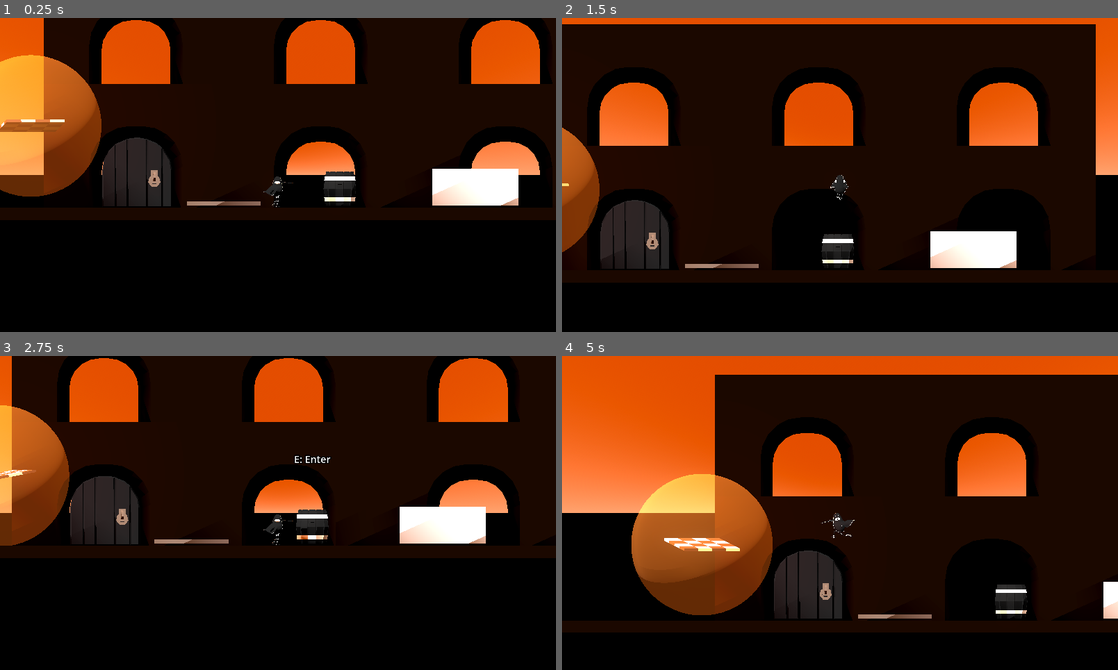
Above: before the commit, frames 1-4 (two rows, left to right).
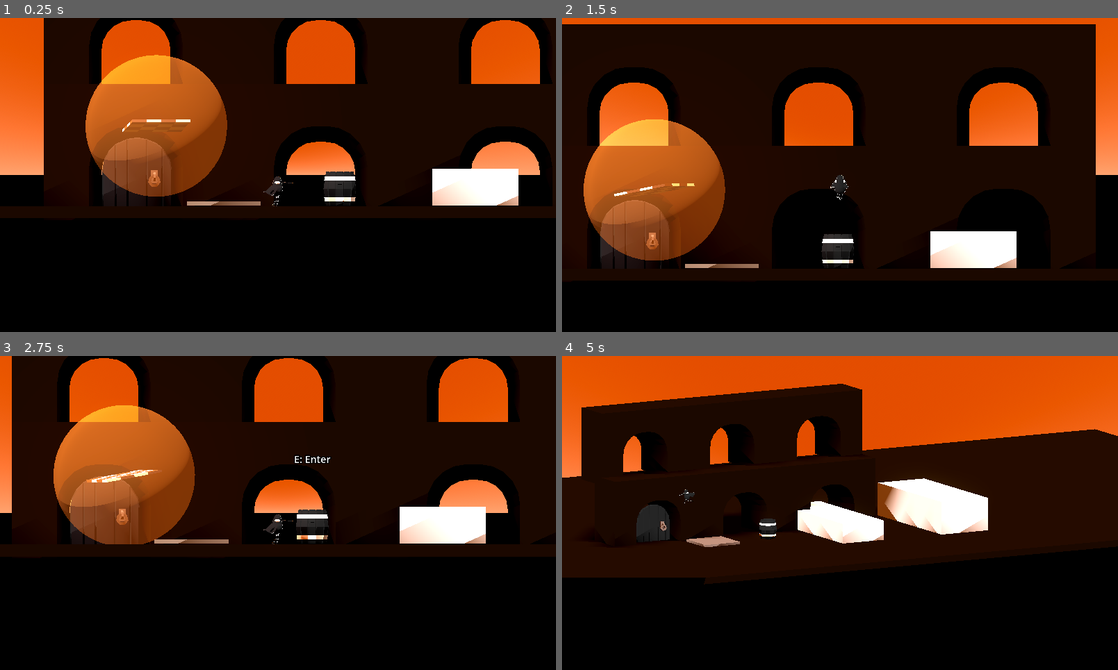
Above: after the commit, the same moments.

Repository: puleri/godot-test
Game: Godot game, scene res://scenes/Main.tscn
Two runs of this game, one before a commit and one after it. Both use one fixed random seed, a clock stepped at 60 frames per second and the inputs below.
Inputs:
- Up to frame 1 (0.25 s): no input
- Up to frame 2 (1.5 s): hold D (move_right) 0.53-1.28 s; tap E (interact) at 0.6, 1.35 s; tap Space (jump) at 0.77 s; hold S (move_down) from 1.28 s (still down)
- Up to frame 3 (2.75 s): tap Space (jump) at 1.52 s; release S (move_down) at 2.03 s; hold D (move_right) from 2.03 s (still down); tap E (interact) at 2.1 s
- Up to frame 4 (5 s): release D (move_right) at 2.78 s; hold W (move_up) 2.78-3.53 s; tap E (interact) at 2.85, 3.6, 4.35 s; tap Space (jump) at 3.02, 3.77, 4.52 s; hold A (move_left) from 3.53 s (still down)

The runs differ from the first frame. In frame 1, 16% of the frame differs, in the area x 0-100%, y 11-65%; in frame 2, 12%; in frame 3, 14%; in frame 4, 53%, in the area x 0-100%, y 5-89%.

Commit message:
pause added

Diff:
--- a/scenes/Main.tscn
+++ b/scenes/Main.tscn
@@ -98,11 +98,12 @@
 transform = Transform3D(1, 0, 0, 0, 1, 0, 0, 0, 1, 0, -0.1, 0)
 
 [node name="CollisionShape3D" type="CollisionShape3D" parent="Floor" unique_id=432675117]
+transform = Transform3D(1, 0, 0, 0, 1, 0, 0, 0, 1, 0, 0, -3.502954)
 shape = SubResource("BoxShape3D_floor")
 debug_color = Color(0, 0.6, 0.69803923, 0.827451)
 
 [node name="MeshInstance3D" type="MeshInstance3D" parent="Floor" unique_id=1243654736]
-transform = Transform3D(1, 0, 0, 0, 1, 0, 0, 0, 1, 0, -0.029291444, 0)
+transform = Transform3D(1, 0, 0, 0, 1, 0, 0, 0, 1, 0.20821476, -0.0051754937, -3.5861754)
 material_override = ExtResource("2_c01mt")
 mesh = SubResource("BoxMesh_floor")
 
@@ -139,6 +140,7 @@
 shape = SubResource("BoxShape3D_chessboard_trigger")
 
 [node name="Glow" type="MeshInstance3D" parent="ChessboardTrigger" unique_id=633867399]
+transform = Transform3D(1, 0, 0, 0, 1, 1.4901161e-08, 0, -1.4901161e-08, 1, 0, 0, 0)
 material_override = SubResource("StandardMaterial3D_chessboard_glow")
 mesh = SubResource("SphereMesh_chessboard_glow")
 
@@ -231,7 +233,7 @@
 mesh = SubResource("BoxMesh_chessboard_tile")
 
 [node name="StaticIsometricChessboardTrigger" type="Area3D" parent="." unique_id=123585369]
-transform = Transform3D(1, 0, 0, 0, 0.9848077, 0.17364818, 0, -0.17364818, 0.9848077, -4.015081, 1.2, 0.9361477)
+transform = Transform3D(1, 0, 0, 0, 0.9848077, 0.17364818, 0, -0.17364818, 0.9848077, -1.9755125, 1.2, 0.9361477)
 script = ExtResource("2_smb6l")
 target_transition_method = &"transition_to_phase_3_static_isometric"
 
--- a/scripts/player_controller.gd
+++ b/scripts/player_controller.gd
@@ -29,13 +29,14 @@
 @export var phase_1_flipped_camera_position: Vector3 = Vector3(0.0, 0.5, -10.0)
 @export var phase_1_flipped_camera_rotation: Vector3 = Vector3(0.0, PI, 0.0)
 @export var phase_1_camera_flip_duration: float = 0.35
+@export var camera_flip_control_pause_duration: float = 0.6
 @export var mirror_phase_1_controls_when_camera_flipped := true
 @export var phase_2_camera_position: Vector3 = Vector3(-6.0, 3.0, 0.0)
 @export var phase_2_camera_rotation: Vector3 = Vector3(-0.35, -PI / 2.0, 0.0)
 @export var camera_transition_duration: float = 1.1
 @export var phase_2_camera_fov: float = 62.0
 @export var phase_3_static_camera_position: Vector3 = Vector3(0.0, 2.2, 5.5)
-@export var phase_3_static_camera_rotation: Vector3 = Vector3(deg_to_rad(-30.0), -PI / 4.0, 0.0)
+@export var phase_3_static_camera_rotation: Vector3 = Vector3(deg_to_rad(-15.0), -PI / 4.0, 0.0)
 @export var phase_3_static_camera_size: float = 12.0
 @export var phase_3_camera_transition_duration: float = 1.1
 @export var walk_blend_in_time: float = 0.16
@@ -73,6 +74,7 @@
 var phase_3_static_camera_base_position: Vector3
 var phase_3_static_camera_base_rotation: Vector3
 var phase_1_camera_flipped := false
+var camera_flip_control_pause_remaining := 0.0
 var interaction_locked := false
 var movement_speed_multiplier := 1.0
 var manual_jump_enabled := true
@@ -108,7 +110,8 @@
 	_initialize_animation_pose()
 
 func _physics_process(delta: float) -> void:
-	if interaction_locked:
+	_update_camera_flip_control_pause(delta)
+	if interaction_locked or _is_camera_flip_control_paused():
 		velocity = Vector3.ZERO
 		_update_phase_camera()
 		_update_animation(delta, false)
@@ -236,6 +239,7 @@
 		return
 
 	phase_1_camera_flipped = is_flipped
+	_pause_controls_for_camera_flip()
 	var target_position := phase_1_flipped_camera_position if phase_1_camera_flipped else outside_phase_1_camera_position
 	var target_rotation := phase_1_flipped_camera_rotation if phase_1_camera_flipped else outside_phase_1_camera_rotation
 
@@ -269,6 +273,18 @@
 	for collision_shape in player_collision_shapes:
 		if is_instance_valid(collision_shape):
 			collision_shape.set_deferred("disabled", not is_enabled)
+
+func _pause_controls_for_camera_flip() -> void:
+	camera_flip_control_pause_remaining = maxf(camera_flip_control_pause_duration, 0.0)
+
+func _update_camera_flip_control_pause(delta: float) -> void:
+	if camera_flip_control_pause_remaining <= 0.0:
+		return
+
+	camera_flip_control_pause_remaining = maxf(camera_flip_control_pause_remaining - delta, 0.0)
+
+func _is_camera_flip_control_paused() -> bool:
+	return camera_flip_control_pause_remaining > 0.0
 
 func _cache_player_collision_shapes() -> void:
 	player_collision_shapes.clear()
